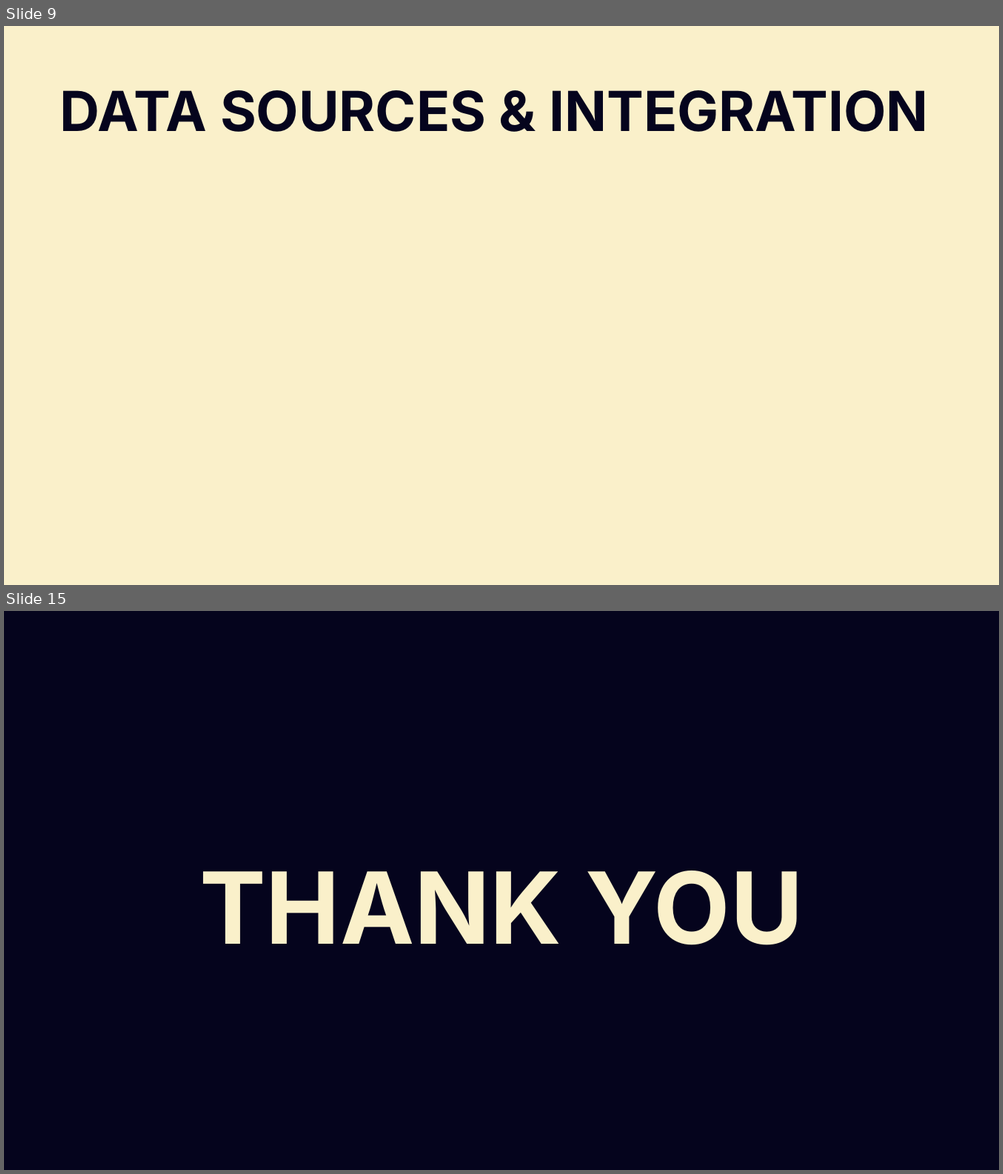
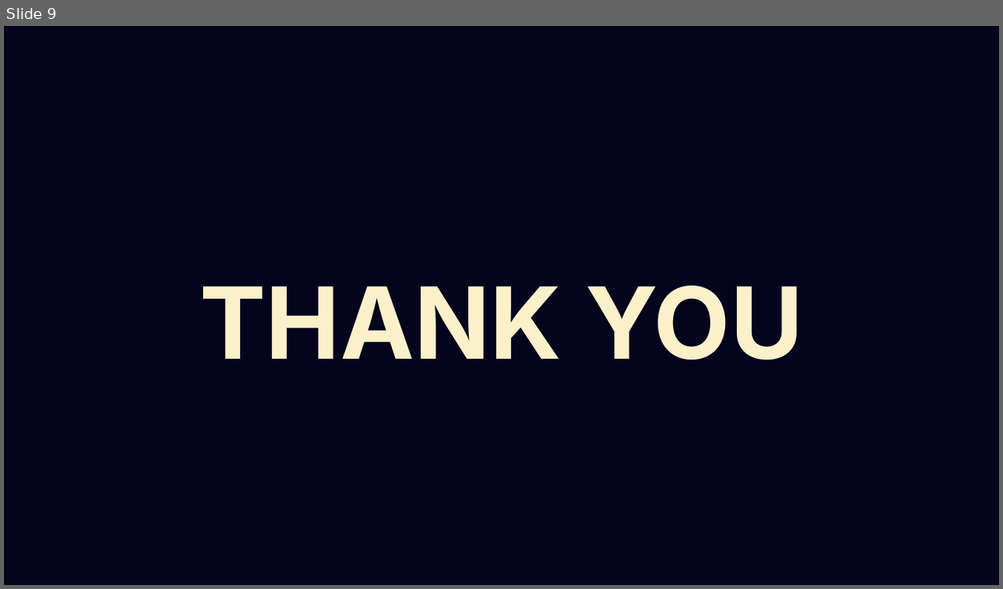
Before and after one commit to nair-j-karthik/DS-5110, a slide deck: docs/Final Presenation.pptx. Shown one above the other, each under a label of ours: slides 9 and 15 before the commit, slide 9 after it; the slides between them are not shown. The pictures are 1003x1174 and 1003x589 pixels, drawn with LibreOffice and Linux fonts; fonts in the diff are those of the drawing; background and template pictures are left out. Boxes give left, top, right and bottom in pixels: in the first picture for what was removed or moved away, otherwise in the second. Text is boxed around its words. In the diff, an @@ line names an element or a change of style, - is before the commit and + after.

```diff
--- a/docs/Final Presenation.pptx
+++ b/docs/Final Presenation.pptx
@@ slide 9 removed at <box>4,26,999,585</box>, background #FAF0CA @@
@@ text removed at <box>60,90,928,132</box> @@
-DATA SOURCES & INTEGRATION
@@ what was slide 15 is now slide 9 @@
```
Also in this commit, not shown: 4 slides changed, 4 slides added, 9 other slides removed.
